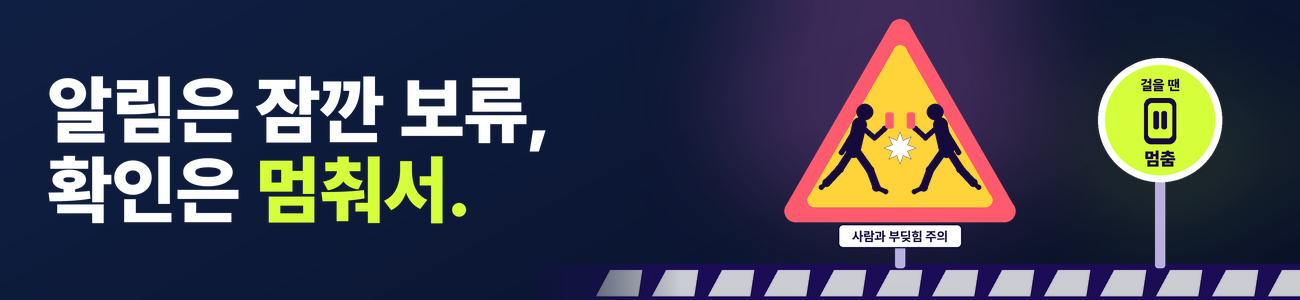
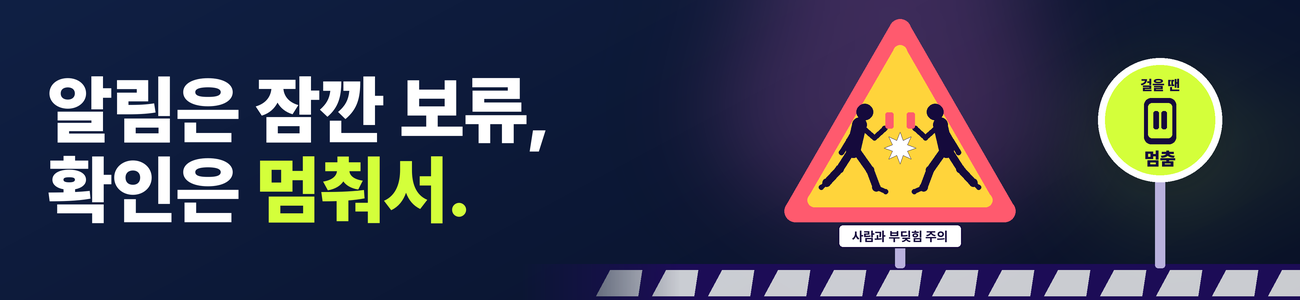
Revision of a layered 1300 × 300 image; what changed, layer by layer:
unmasked "문구_멈춰서." over <box>258,155,468,225</box>
unmasked "문구_확인은" over <box>47,154,240,225</box>
unmasked "문구_알림은 잠깐 보류," over <box>48,75,547,153</box>
unmasked "안내표지판_걸을땐멈춤" over <box>1089,56,1224,271</box>
unmasked "경고표지판_설명판" over <box>835,221,965,251</box>
unmasked "경고표지판_픽토그램" over <box>816,101,984,196</box>
unmasked "경고표지판_프레임" over <box>783,17,1017,225</box>
unmasked "경고표지판_기둥" over <box>892,247,908,271</box>
unmasked "도로_횡단보도" over <box>597,261,1300,296</box>
unmasked "배경_글로우" over <box>597,17,1300,296</box>
unmasked "배경_네이비" over <box>47,17,1300,296</box>
